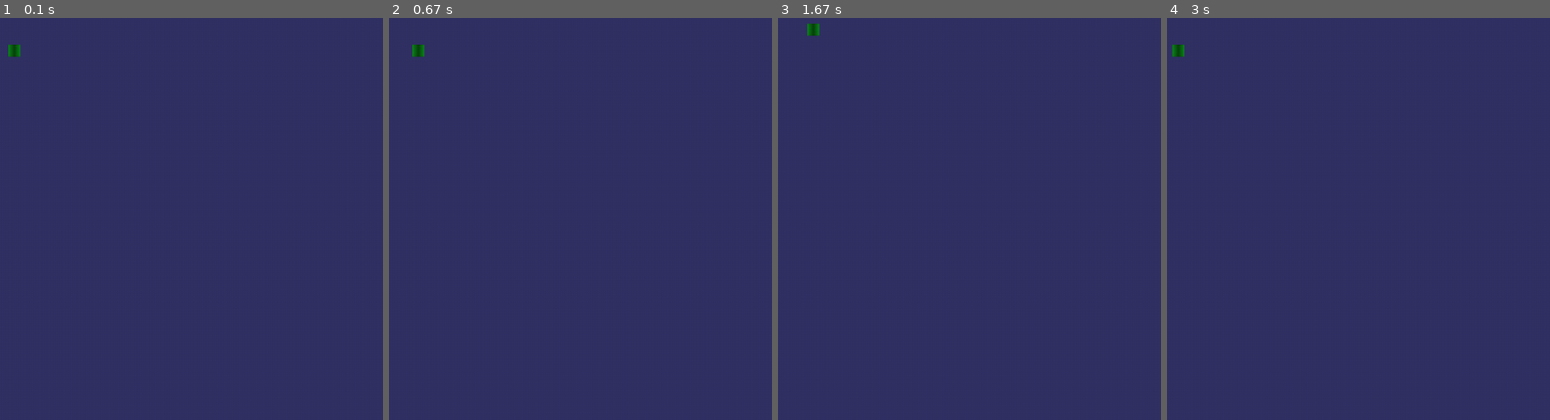
Above: before the commit, frames 1-4 (left to right).
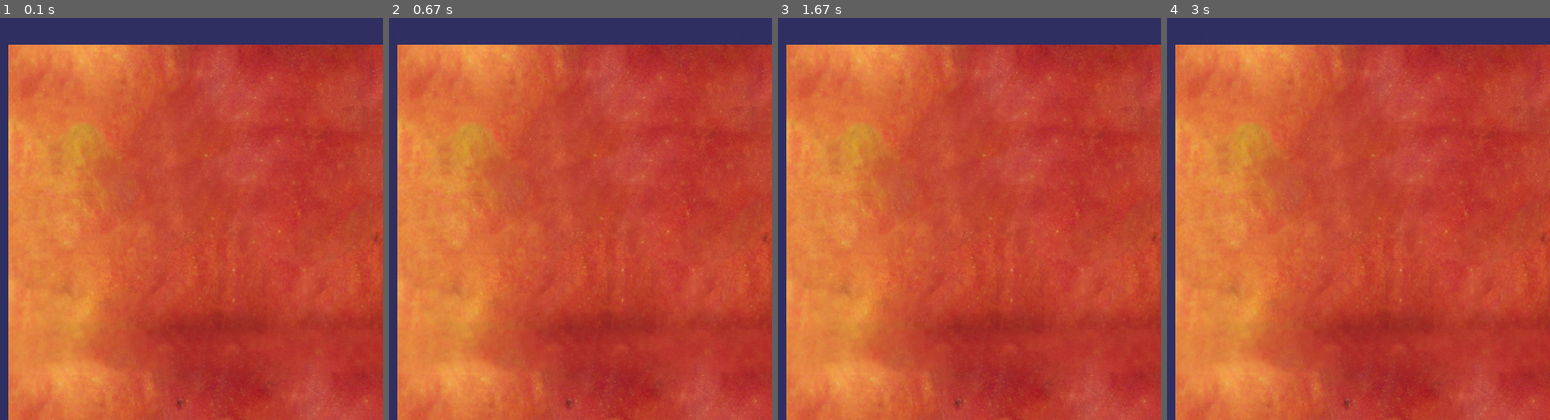
Above: after the commit, the same moments.

Repository: EpicPenguino/pygame_snake_game
Game: pygame game, started from game.py
The game is run twice, just before and just after one commit, with the same random seed, the same clock (stepped at 60 frames per second) and the same inputs.
Inputs:
- Up to frame 1 (0.1 s): no input
- Up to frame 2 (0.67 s): hold Right from 0.33 s (still down)
- Up to frame 3 (1.67 s): release Right at 0.8 s; hold Up 0.83-1.3 s
- Up to frame 4 (3 s): hold Left 1.83-2.37 s; hold Down 2.4-2.87 s

The runs differ from the first frame. In frame 1, 91% of the frame differs, in the area x 2-100%, y 6-100%; in frame 2, 91%; in frame 3, 91%, in the area x 2-100%, y 1-100%; in frame 4, 91%.

Commit message:
added more logic

Diff:
--- a/game.py
+++ b/game.py
@@ -1,28 +1,83 @@
 from pygame.locals import *
 import pygame
+import time
+from random import randint
 
 class Player:
-    x = 500
-    y = 500
+    x = []
+    y = []
+    step = 1
+    direction = 0
+    length = 5
+    updates = 0
+    max_updates = 4
+    def __init__(self,length):
+        self.length = length
+        for i in range(length):
+            self.x.append(500),self.y.append(500)
+
+    def status(self):
+        self.updates += 1
+        if self.updates > self.max_updates:
+            # set previous x and y to the previous index in their respective arrays
+            for i in range(self.length-1,0,-1):
+                self.x[i],self.y[i] = self.x[i-1],self.y[i-1]
+        if self.direction == 0:
+            self.y -= self.step
+        if self.direction == 1:
+            self.y += self.step
+        if self.direction == 2:
+            self.x -= self.step
+        if self.direction == 3:
+            self.x += self.step
+
     def up(self):
-        self.y -= 1
+        self.direction=0
     def down(self):
-        self.y += 1
+        self.direction=1
     def left(self):
-        self.x -= 1
+        self.direction=2
     def right(self):
-        self.x += 1
+        self.direction=3
+
+    def draw(self,background,image):
+        for i in range(self.length):
+            background.blit(image,(self.x[i],self.y[i]))
+
+class Apple:
+    x = 100
+    y = 100
+    step = 5
+
+    def __init__(self,x,y):
+        self.x = x*self.step
+        self.y = y*self.step
+
+    def draw(self,background,image):
+        background.blit(image,(self.x,self.y))
+
+class Game:
+    def collision(self,xA,yA,xS,yS,size):
+        if xA >= xS and xA <= xS+size:
+            if yA >= yS and yA <= yS+size:
+                return True
+        return False
 
 class SnakeGame:
     # window size is 1000x1000
     windowHeight = 1000
     windowWidth = 1000
-    player = Player()
+    player = 0
+    apple = 0
 
     def __init__(self):
         self._running = True
         self._display_surface = None
         self._image_surface = None
+        self._apple_surface = None
+        self.game = Game()
+        self.player = Player(5)
+        self.apple = Apple(100,100)
 
     def after_init(self):
         pygame.init()
@@ -30,11 +85,26 @@
         self._display_surface = pygame.display.set_mode((self.windowWidth,self.windowHeight),pygame.HWSURFACE)
         pygame.display.set_caption("Python Snake Game")
         self._image_surface = pygame.image.load("snake.jpg").convert()
+        self._apple_surface = pygame.image.load("apple.png").convert()
 
     def render(self):
         self._display_surface.fill((50,50,100))
-        self._display_surface.blit(self._image_surface,(self.player.x,self.player.y))
+        self.player.draw(self._display_surface,self._image_surface)
+        self.apple.draw(self._display_surface,self._apple_surface)
         pygame.display.flip()
+
+    def loop(self):
+        self.player.status()
+        # collides with apple
+        for i in range(self.player.length):
+            if self.game.collision(self.apple.x,self.apple.y,self.player.x[i],self.player.y[i],5):
+                self.apple.x,self.apple.y = randint(30,180),randint(30,180)
+                self.player.length += 1
+        # collides with itself
+        for i in range(4,self.player.length):
+            if self.game.collision(self.player.x[0],self.player.y[0],self.player.x[i],self.player.y[i],1):
+                print("You lost.")
+                exit(0)
 
     def quit_event(self, event):
         if event == QUIT:
@@ -60,6 +130,7 @@
             if keys[K_ESCAPE]:
                 self._running = False
             self.render()
+            time.sleep(100.0/1000.0)
         self.quit()
 
 if __name__ == "__main__":
--- a/test.py
+++ b/test.py
@@ -1,4 +1,7 @@
-a = False
-
-while not a:
-    print("hi")
+# x = []
+# y = []
+# for i in range(3):
+#     x.append(500),y.append(500)
+# print(x,y)
+for i in range(4,-1,-1):
+    print(i)
Binary file added: apple.png
Not shown, added: .gitignore
